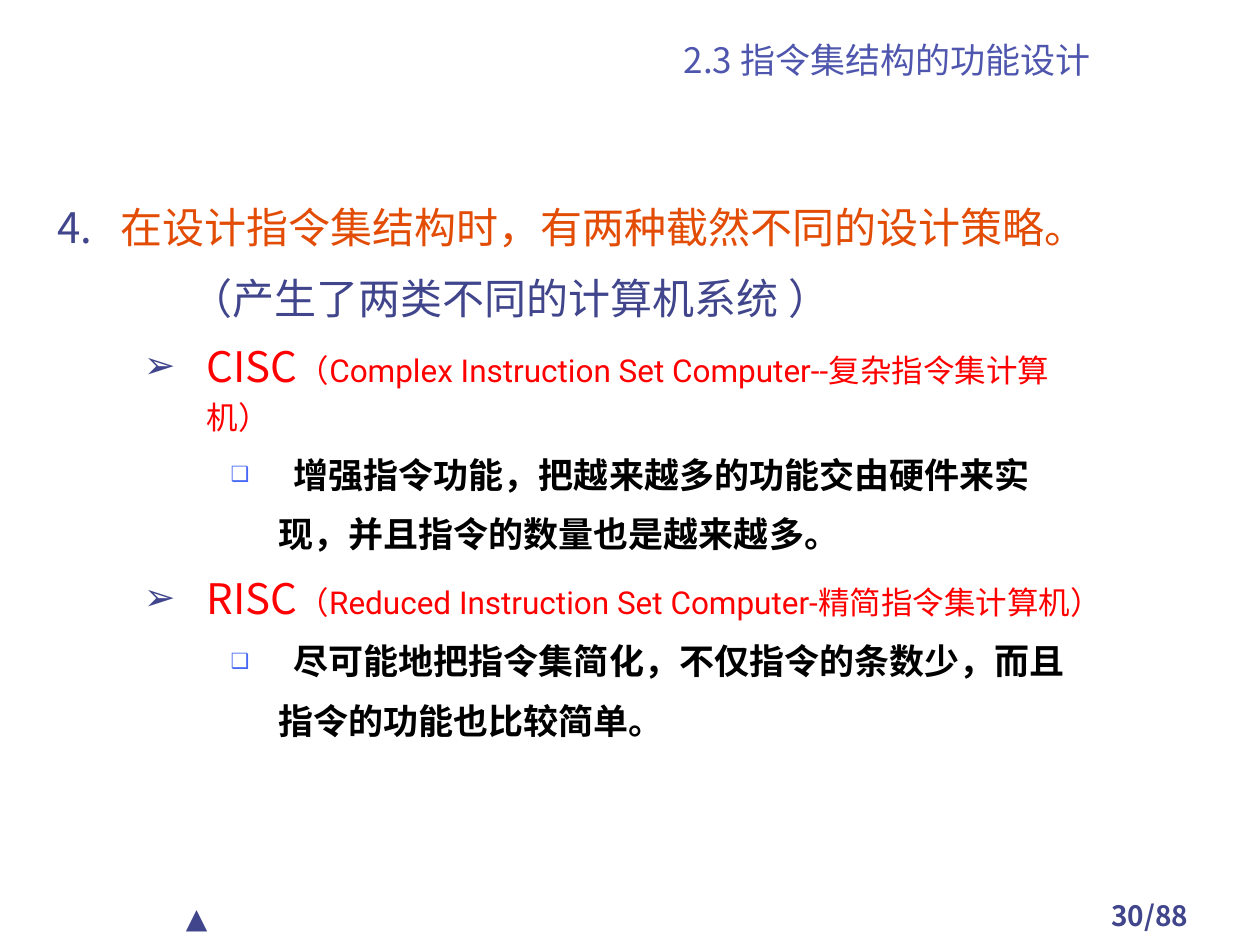
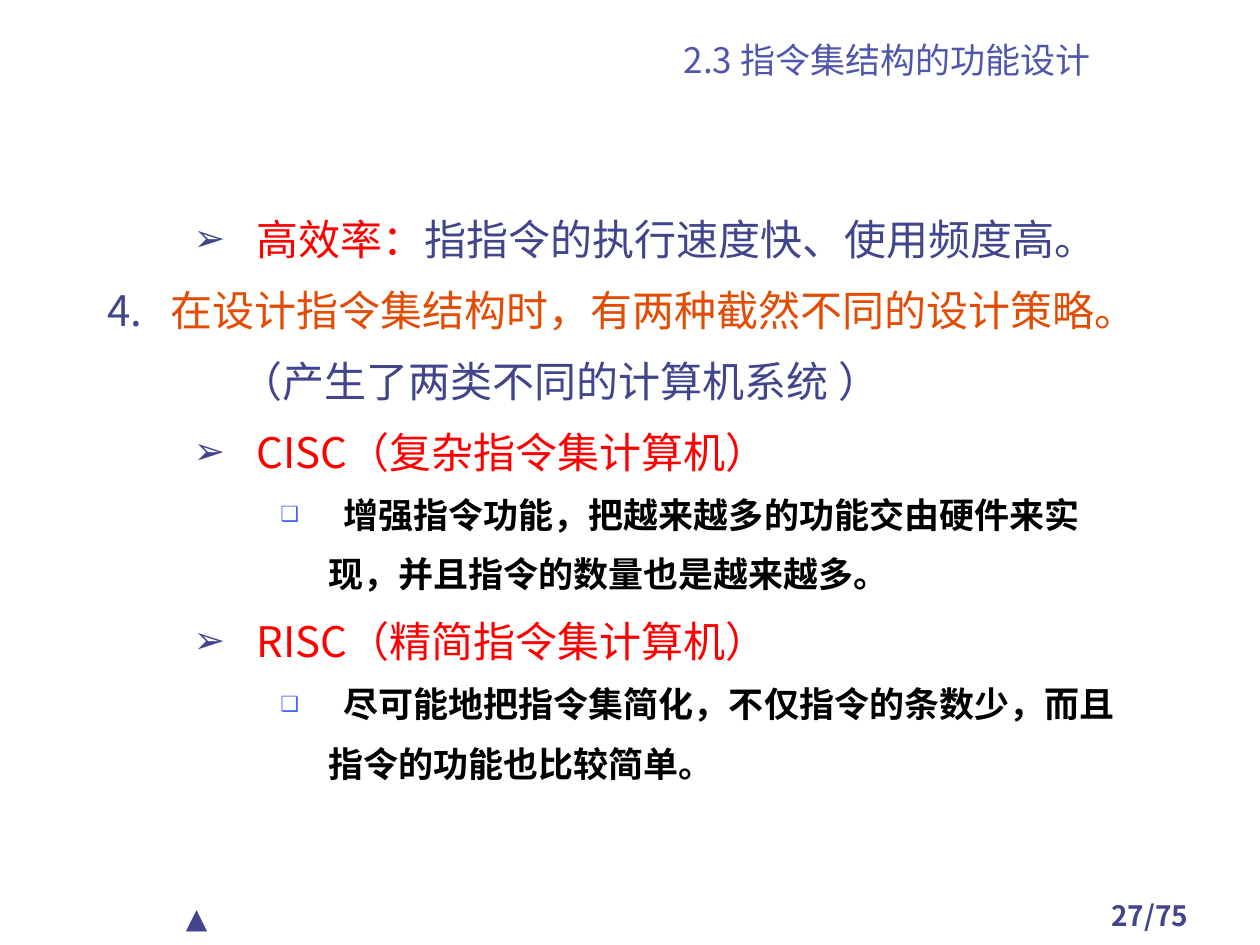
Before and after one commit to TangciuYueng/CA, a slide deck: slide 27 of 第2章 计算机指令集结构.ppt (slide 30 before the commit). Drawn at 1260x945 pixels with LibreOffice and Linux fonts; fonts in the diff are those of the drawing; background and template pictures are left out. Boxes give left, top, right and bottom in pixels: in the first picture for what was removed or moved away, otherwise in the second. Text is boxed around its words. In the diff, an @@ line names an element or a change of style, - is before the commit and + after.

```diff
--- a/第2章 计算机指令集结构.ppt
+++ b/第2章 计算机指令集结构.ppt
@@ text "高效率：指指令的执行速度快、使用频度高。": place and size @@
-text "高效率：指指令的执行速度快、使用频度高。" at bbox=[120, 207, 1102, 737]
+text "高效率：指指令的执行速度快、使用频度高。" at bbox=[170, 219, 1136, 780]
@@ text at bbox=[257, 219, 1097, 259]: paragraph added @@
+  ➢ 高效率：指指令的执行速度快、使用频度高。
@@ text at bbox=[257, 432, 768, 472]: text changed; size 18 to 24 pt @@
-  ➢ CISC（Complex Instruction Set Computer--复杂指令集计算机）
+  ➢ CISC（复杂指令集计算机）
@@ text at bbox=[257, 621, 768, 661]: text changed; size 18 to 24 pt @@
-  ➢ RISC（Reduced Instruction Set Computer-精简指令集计算机）
+  ➢ RISC（精简指令集计算机）
@@ page number at bbox=[1111, 903, 1188, 931]: text changed @@
-30/88
+27/75
```
Also in this commit, not shown: 47 other slides changed, 1 slide added, 13 slides removed, 17 other files.
